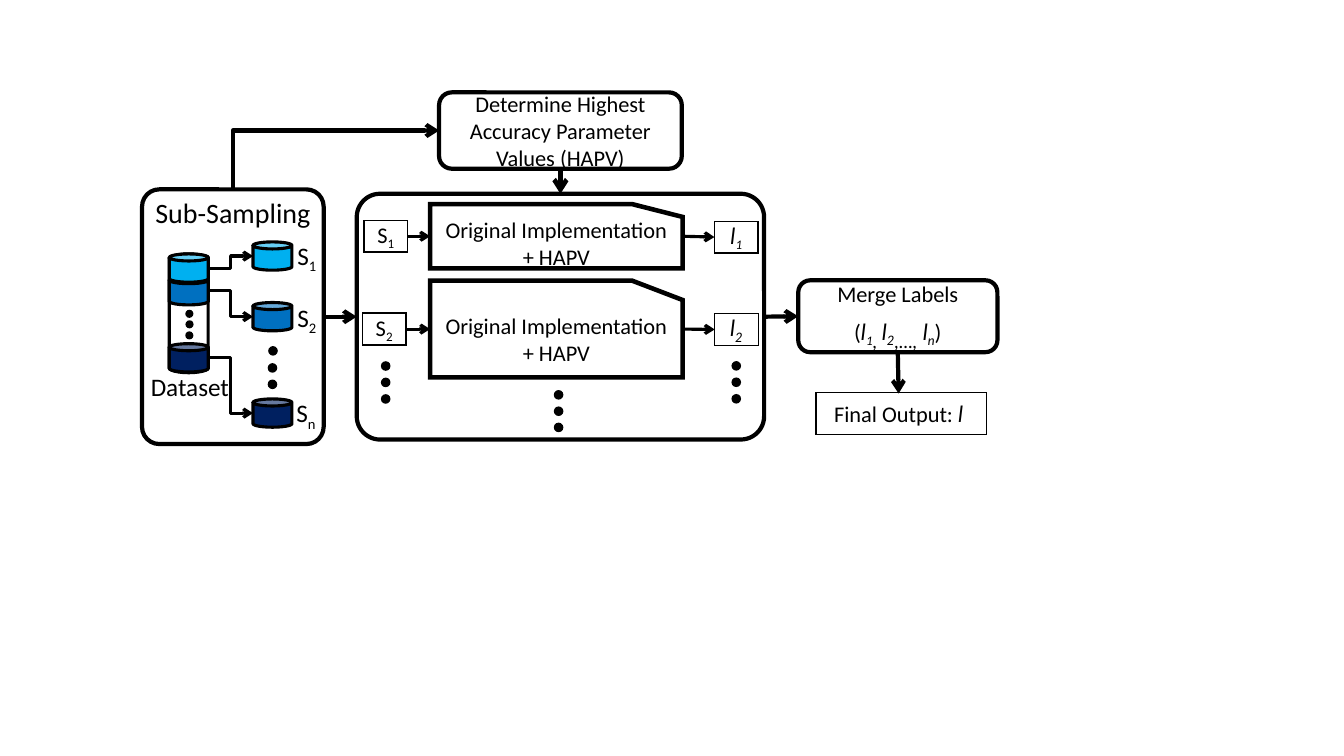
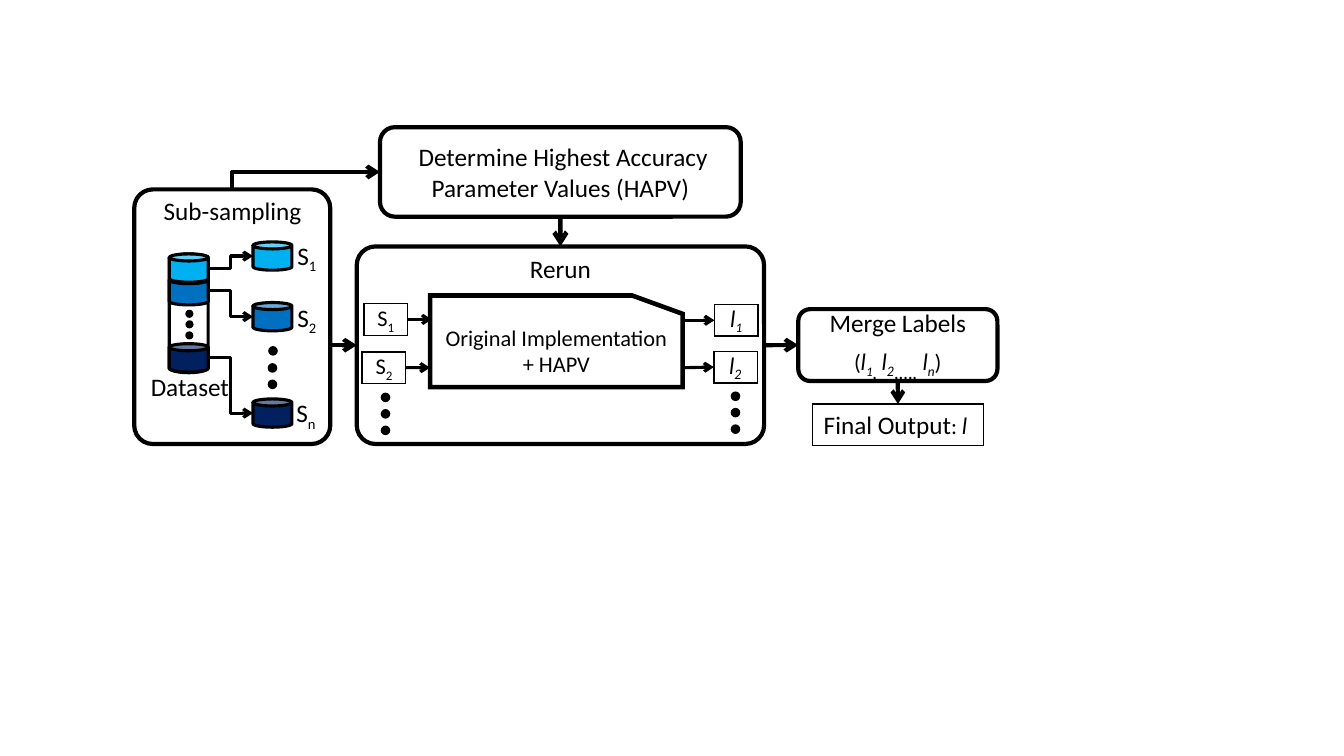
Before and after one commit to MuyeedAhmed/AcceleratedUL, a slide deck: slide 1 of Figures/Arcs/Architecture_Overview.pptx. Drawn at 1344x756 pixels with LibreOffice and Linux fonts; fonts in the diff are those of the drawing. Boxes give left, top, right and bottom in pixels: in the first picture for what was removed or moved away, otherwise in the second. Text is boxed around its words. In the diff, an @@ line names an element or a change of style, - is before the commit and + after.

```diff
--- a/Figures/Arcs/Architecture_Overview.pptx
+++ b/Figures/Arcs/Architecture_Overview.pptx
@@ rounded rectangle "Determine Highest Accuracy Parameter Values ..." resized from (x1=440, y1=93, x2=683, y2=169) to (x1=380, y1=127, x2=741, y2=217) @@
@@ rounded rectangle "Determine Highest Accuracy Parameter Values ..." at (x1=380, y1=127, x2=741, y2=217): size 16 to 18 pt @@
@@ elbow arrow moved from (233, 190) - (440, 131) to (232, 190) - (380, 172) @@
@@ rounded rectangle resized from (x1=142, y1=190, x2=324, y2=445) to (x1=134, y1=190, x2=330, y2=445) @@
@@ text at (x1=164, y1=202, x2=302, y2=225): text changed; size 20 to 18 pt @@
-Sub-Sampling
+Sub-sampling
@@ arrow moved from (561, 168) - (561, 194) to (561, 217) - (561, 246) @@
@@ rounded rectangle resized from (x1=357, y1=194, x2=764, y2=440) to (x1=357, y1=246, x2=764, y2=444) @@
@@ text added at (x1=530, y1=261, x2=591, y2=278), 18 pt, text #000000 @@
+Rerun
@@ flow chart punched card "Original Implementation + HAPV" resized from (x1=431, y1=205, x2=684, y2=269) to (x1=431, y1=295, x2=684, y2=387) @@
@@ flow chart punched card removed at (x1=431, y1=280, x2=684, y2=377) @@
-Original Implementation + HAPV
@@ rectangle "S1" moved from (x1=364, y1=221, x2=407, y2=252) to (x1=364, y1=303, x2=407, y2=335) @@
@@ arrow moved from (407, 236) - (431, 236) to (407, 320) - (432, 320) @@
@@ arrow moved from (683, 236) - (715, 237) to (683, 321) - (715, 321) @@
@@ rectangle "l1" moved from (x1=715, y1=222, x2=758, y2=253) to (x1=715, y1=304, x2=758, y2=336) @@
@@ text in rounded rectangle at (x1=830, y1=314, x2=966, y2=337): size 16 to 18 pt in "Merge Labels" @@
@@ arrow moved from (324, 317) - (357, 317) to (331, 345) - (357, 345) @@
@@ rectangle "l2" moved from (x1=715, y1=314, x2=758, y2=345) to (x1=714, y1=351, x2=757, y2=382) @@
@@ 2 arrows, 1 rectangle moved together from (x1=362, y1=314, x2=715, y2=345) to (x1=362, y1=352, x2=714, y2=383) @@
@@ arrow moved from (898, 352) - (899, 393) to (898, 381) - (898, 404) @@
@@ 6 ellipses, 1 rounded rectangle, 1 arrow moved together from (x1=381, y1=280, x2=998, y2=404) to (x1=381, y1=310, x2=998, y2=436) @@
@@ ellipse removed at (x1=554, y1=390, x2=564, y2=400) @@
@@ ellipse removed at (x1=554, y1=406, x2=564, y2=416) @@
@@ rectangle "Final Output: l" moved from (x1=816, y1=393, x2=986, y2=435) to (x1=813, y1=404, x2=983, y2=446) @@
@@ rectangle "Final Output: l" at (x1=813, y1=404, x2=983, y2=446): size 16 to 18 pt in "Final Output:" @@
@@ ellipse removed at (x1=554, y1=422, x2=564, y2=433) @@
```
Also in this commit, not shown: 1 other file.
